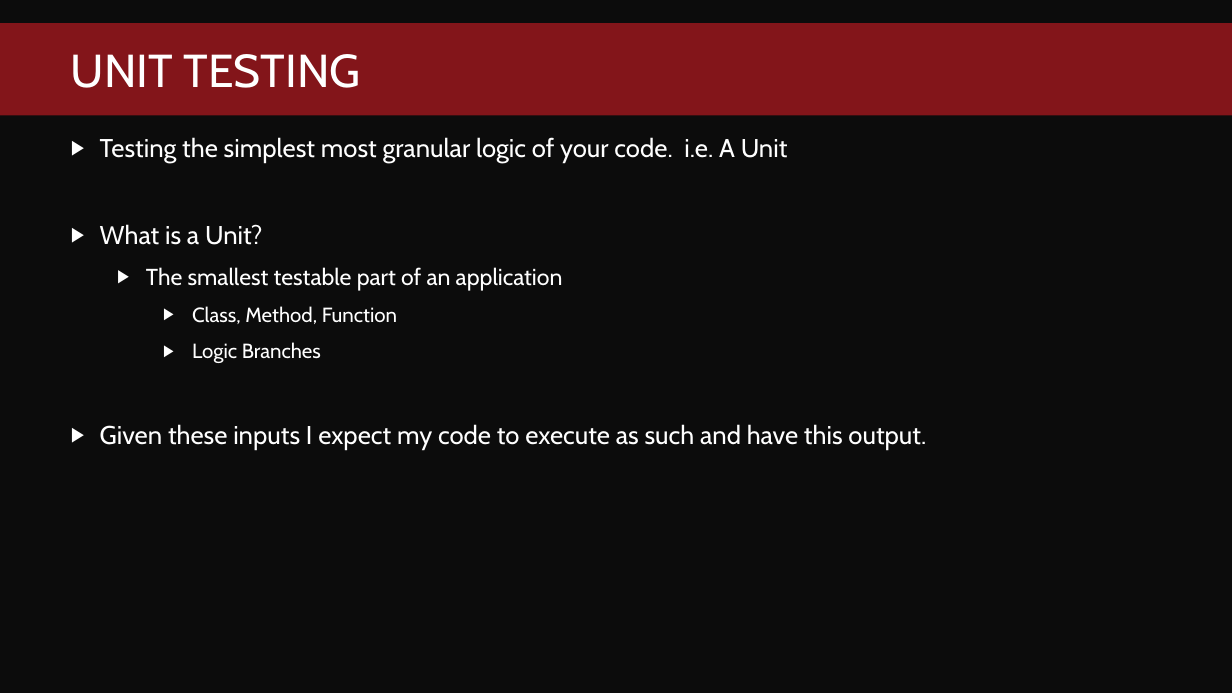
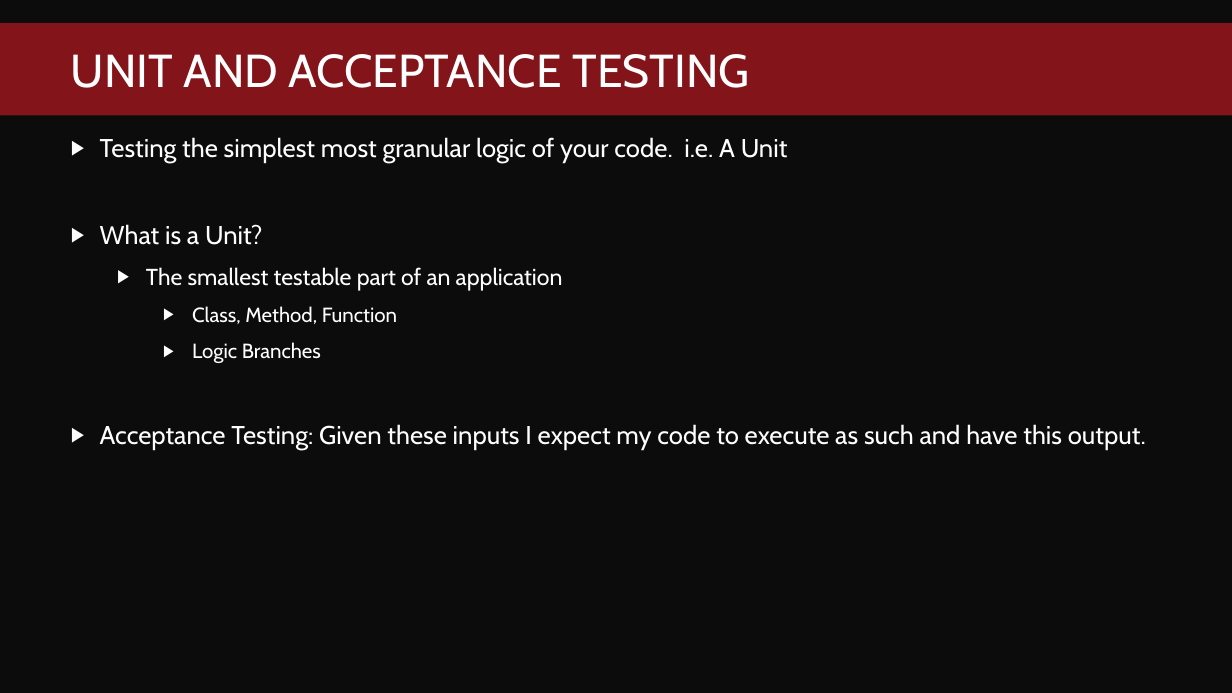
Before and after one commit to fredbainbridge/mmsPester, a slide deck: slide 6 of Pester Practically Perfect PowerShell.pptx (slide 7 before the commit). Drawn at 1232x693 pixels with LibreOffice and Linux fonts; fonts in the diff are those of the drawing; background and template pictures are left out. Boxes give left, top, right and bottom in pixels: in the first picture for what was removed or moved away, otherwise in the second. Text is boxed around its words. In the diff, an @@ line names an element or a change of style, - is before the commit and + after.

```diff
--- a/Pester Practically Perfect PowerShell.pptx
+++ b/Pester Practically Perfect PowerShell.pptx
@@ title at [71, 54, 749, 88]: text changed @@
-UNIT TESTING
+UNIT AND ACCEPTANCE TESTING
@@ text at [100, 424, 1146, 450]: text changed @@
-▶ Given these inputs I expect my code to execute as such and have this output.
+▶ Acceptance Testing: Given these inputs I expect my code to execute as such and have this output.
```
Also in this commit, not shown: 1 other slide changed, 31 other files.
